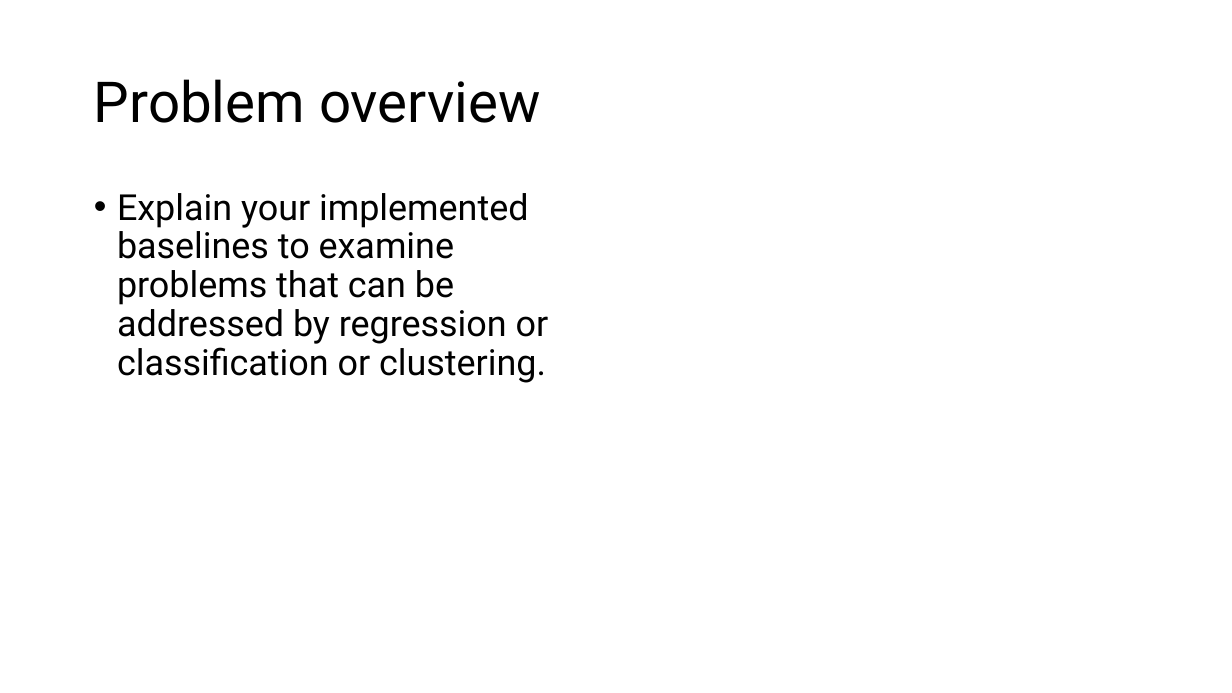
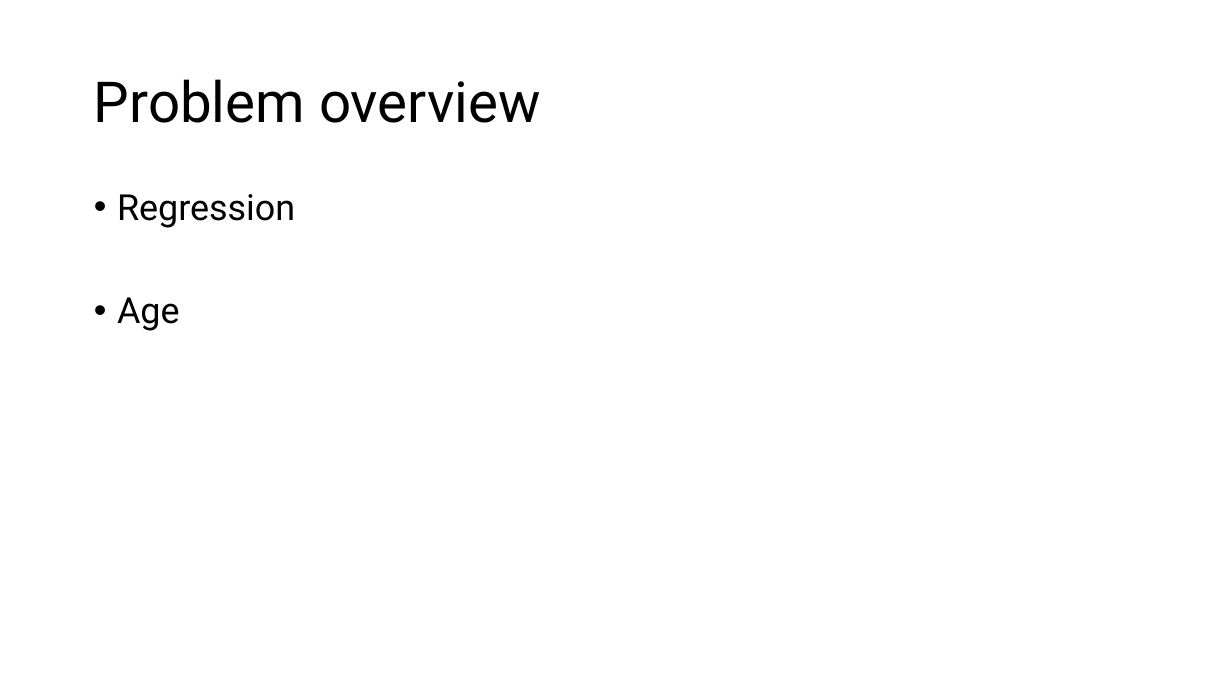
Before and after one commit to MaksBurchard240894/HFG7, a slide deck: slide 4 of Block B/Final Presentation.pptx. Drawn at 1232x693 pixels with LibreOffice and Linux fonts; fonts in the diff are those of the drawing. Boxes give left, top, right and bottom in pixels: in the first picture for what was removed or moved away, otherwise in the second. Text is boxed around its words. In the diff, an @@ line names an element or a change of style, - is before the commit and + after.

```diff
--- a/Block B/Final Presentation.pptx
+++ b/Block B/Final Presentation.pptx
@@ text at [117,194,295,331]: text changed @@
-• Explain your implemented baselines to examine problems that can be addressed by regression or classification or clustering.
+• Regression
+• Age
```
Also in this commit, not shown: 3 other slides changed, 4 slides added, 5 slides removed, 5 other files.
